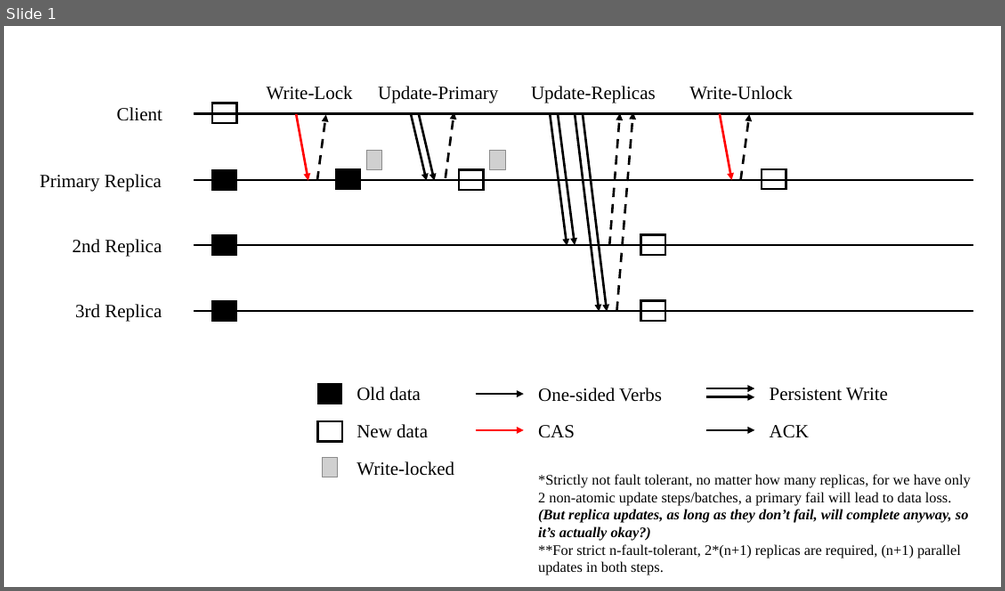
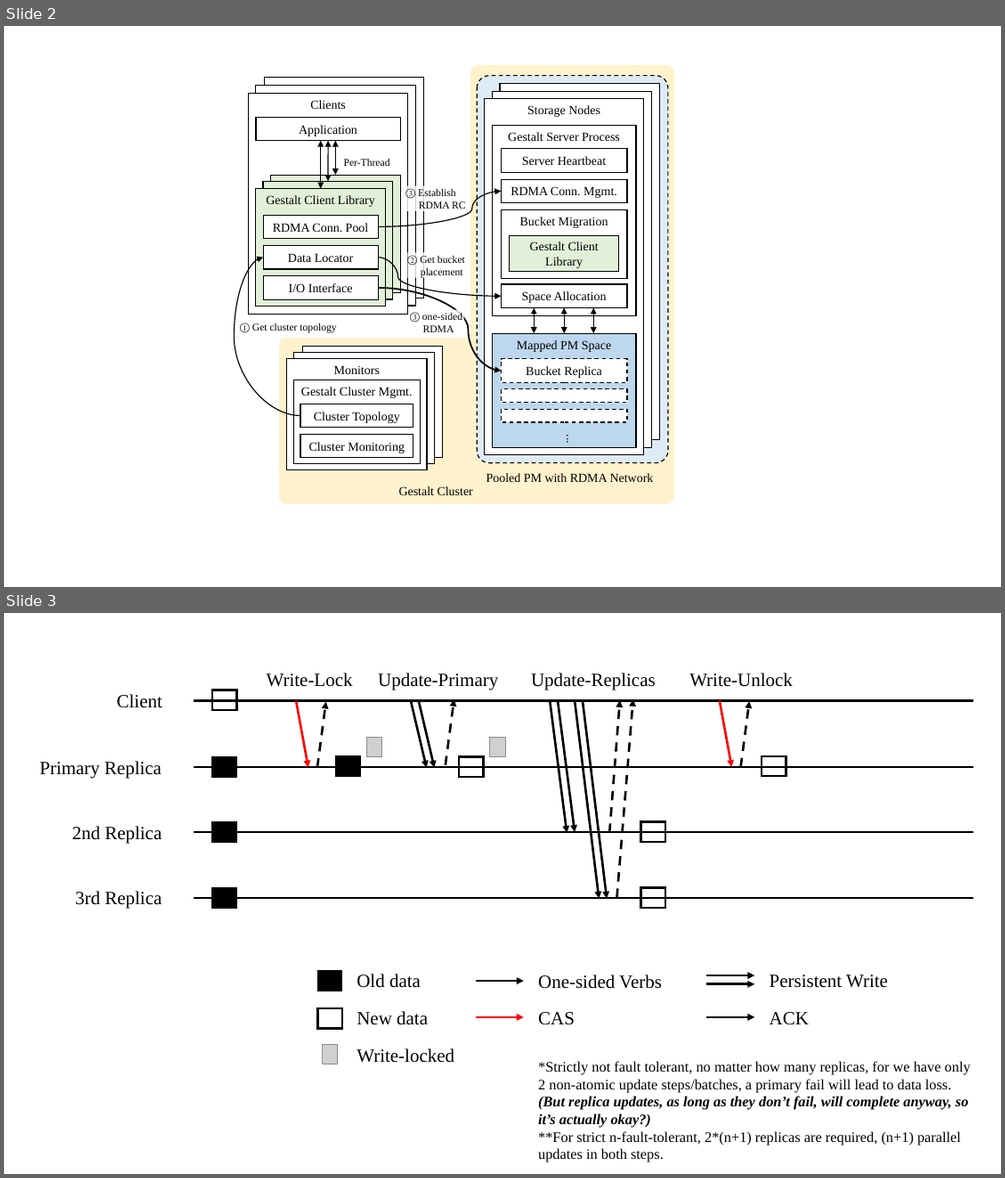
Before and after one commit to smdsbz/Gestalt, a slide deck: Documents/design/charts.pptx. Shown one above the other, each under a label of ours: slide 1 before the commit, slides 2 and 3 after it. The pictures are 1005x591 and 1005x1178 pixels, drawn with LibreOffice and Linux fonts; fonts in the diff are those of the drawing; grey boxes stand for pictures. Boxes give left, top, right and bottom in pixels: in the first picture for what was removed or moved away, otherwise in the second. Text is boxed around its words. In the diff, an @@ line names an element or a change of style, - is before the commit and + after.

```diff
--- a/Documents/design/charts.pptx
+++ b/Documents/design/charts.pptx
@@ slide 2 added at [4,26,1001,587], background #FFFFFF @@
@@ rounded rectangle added at [470,65,675,504], fill #FFF2CC @@
@@ group added at [249,78,424,313]: 10 rectangles, 3 double arrows, 1 text @@
+Clients
+Application
+Gestalt Client Library
+RDMA Conn. Pool
+Data Locator
+I/O Interface
+Per-Thread
@@ curved arrow added from (378, 226) to (502, 192), #000000 1 pt @@
@@ rectangle added at [405,186,467,211], fill #FFFFFF at 80% opacity, 10 pt, text #000000 @@
+③ Establish
+RDMA RC
@@ curved arrow added from (300, 416) to (264, 257), #000000 1 pt @@
@@ curved arrow added from (378, 257) to (502, 296), #000000 1 pt @@
@@ rectangle added at [408,253,467,278], fill #FFFFFF at 80% opacity, 10 pt, text #000000 @@
+② Get bucket
+placement
@@ curved arrow added from (378, 288) to (502, 370), #000000 1.5 pt @@
@@ rectangle added at [410,309,464,335], fill #FFFFFF at 80% opacity, 10 pt, text #000000 @@
+③ one-sided
+RDMA
@@ rectangle added at [241,321,339,333], fill #FFFFFF at 80% opacity, 10 pt, text #000000 @@
+① Get cluster topology
@@ rounded rectangle added at [279,338,593,504], fill #FFF2CC, 12 pt, text #000000 @@
+Gestalt Cluster
@@ group added at [287,346,442,469]: 6 rectangles @@
+Monitors
+Gestalt Cluster Mgmt.
+Cluster Topology
+Cluster Monitoring
@@ group added at [477,75,668,482]: 13 rectangles, 3 double arrows, 2 texts, 1 rounded rectangle @@
+Storage Nodes
+Gestalt Server Process
+Server Heartbeat
+RDMA Conn. Mgmt.
+Space Allocation
+Bucket Migration
+Gestalt Client
+Library
+Mapped PM Space
+Bucket Replica
+...
+Pooled PM with RDMA Network
@@ what was slide 1 is now slide 3 @@
```
Also in this commit, not shown: 1 other slide added.
